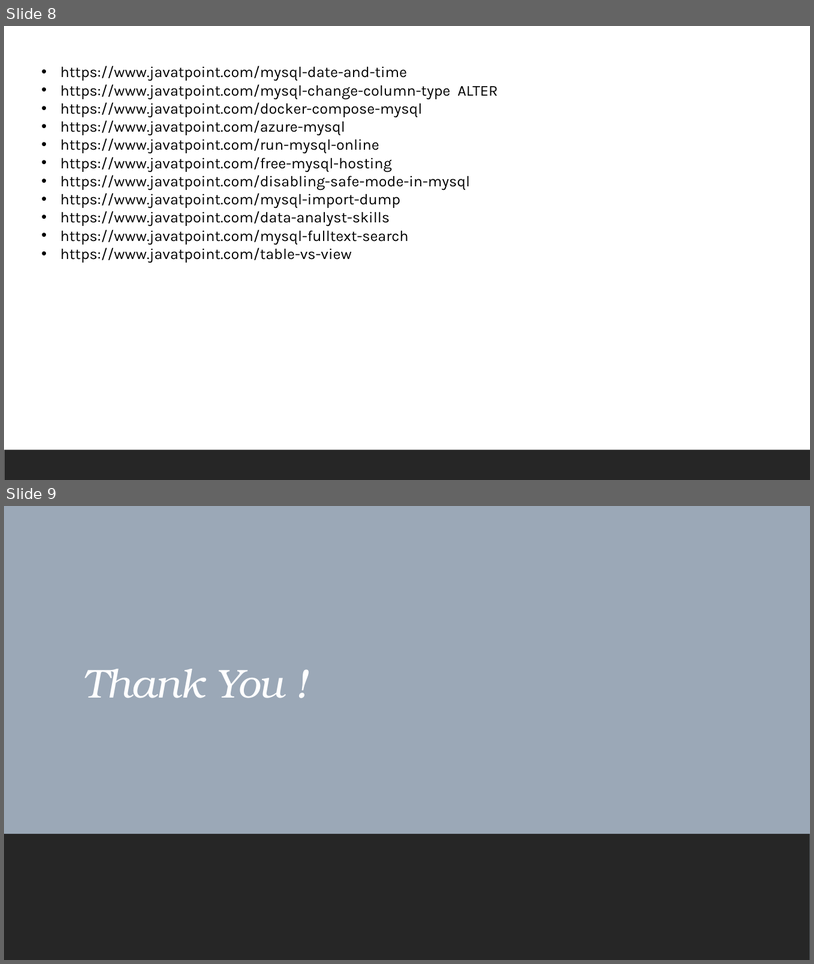
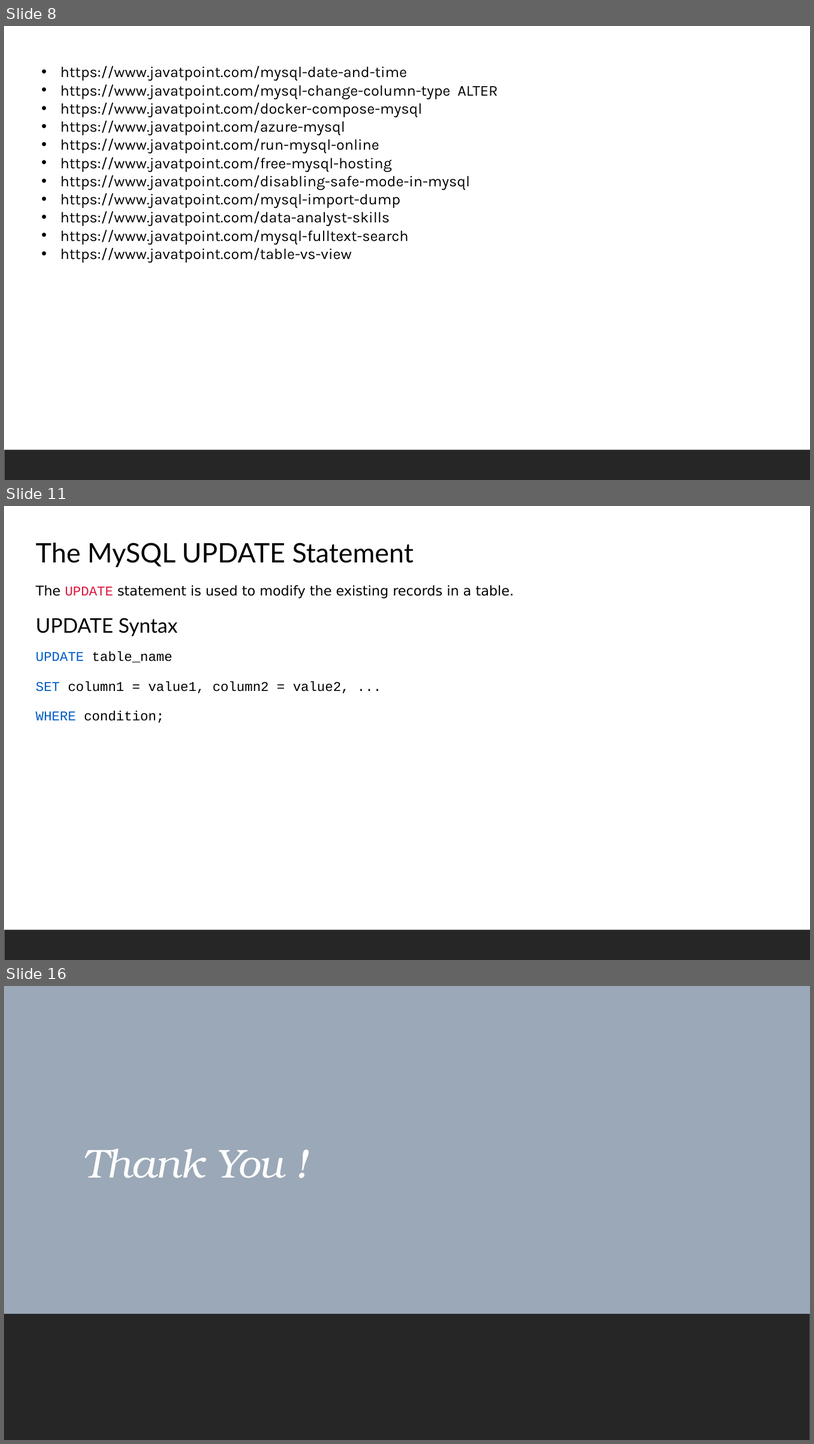
Before and after one commit to shahil04/ds_materials, a slide deck: 2.0_sql_dbms/sql/module_2_MySql1.pptx. Shown one above the other, each under a label of ours: slides 8 and 9 before the commit, slides 8, 11 and 16 after it; the slides between them are not shown. The pictures are 814x964 and 814x1444 pixels, drawn with LibreOffice and Linux fonts; fonts in the diff are those of the drawing. Boxes give left, top, right and bottom in pixels: in the first picture for what was removed or moved away, otherwise in the second. Text is boxed around its words. In the diff, an @@ line names an element or a change of style, - is before the commit and + after.

```diff
--- a/2.0_sql_dbms/sql/module_2_MySql1.pptx
+++ b/2.0_sql_dbms/sql/module_2_MySql1.pptx
@@ slide 11 added at (4,506,810,960), background #FFFFFF; not listed: 1 template element that a slide beside it also shows @@
@@ text added at (36,543,515,723), 16 pt, text #000000 @@
+The MySQL UPDATE Statement
+The UPDATE statement is used to modify the existing records in a table.
+UPDATE Syntax
+UPDATE table_name
+SET column1 = value1, column2 = value2, ...
+WHERE condition;
@@ what was slide 9 is now slide 16 @@
```
Also in this commit, not shown: 6 other slides added, 40 other files.
